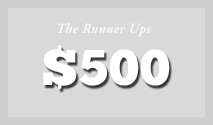
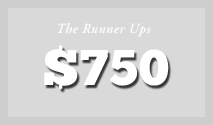
Layers edited between the first and the second (213, 125) image:
renamed "$500" to "$750", painted on it over 43, 45, 170, 89
